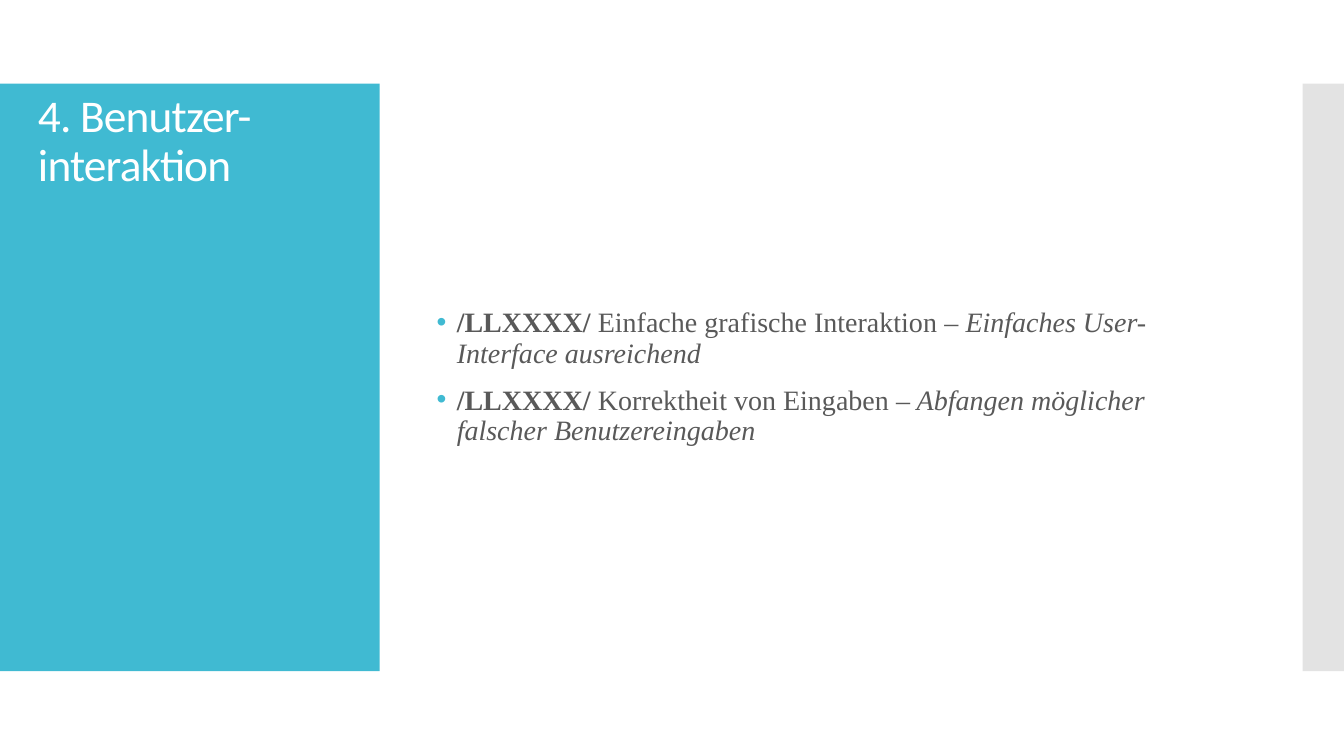
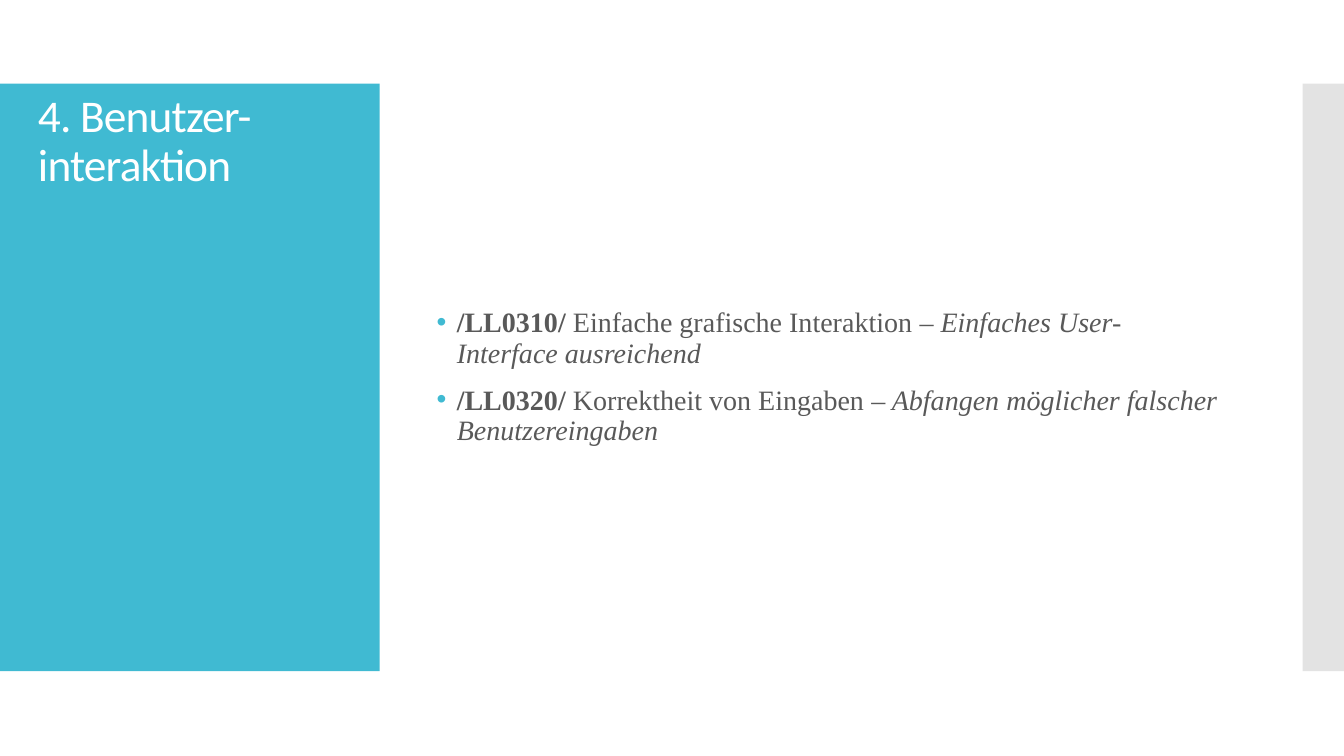
Before and after one commit to ch-schlecht/cz17a, a slide deck: slide 23 of Vortrag/Review_Lastenheft_Folien.pptx (slide 24 before the commit). Drawn at 1344x756 pixels with LibreOffice and Linux fonts; fonts in the diff are those of the drawing. Boxes give left, top, right and bottom in pixels: in the first picture for what was removed or moved away, otherwise in the second. Text is boxed around its words. In the diff, an @@ line names an element or a change of style, - is before the commit and + after.

```diff
--- a/Vortrag/Review_Lastenheft_Folien.pptx
+++ b/Vortrag/Review_Lastenheft_Folien.pptx
@@ text at [457, 312, 1217, 445]: text changed @@
-• /LLXXXX/ Einfache grafische Interaktion – Einfaches User-Interface ausreichend
-• /LLXXXX/ Korrektheit von Eingaben – Abfangen möglicher falscher Benutzereingaben
+• /LL0310/ Einfache grafische Interaktion – Einfaches User-Interface ausreichend
+• /LL0320/ Korrektheit von Eingaben – Abfangen möglicher falscher Benutzereingaben
```
Also in this commit, not shown: 19 other slides changed, 1 slide added, 1 slide removed.
